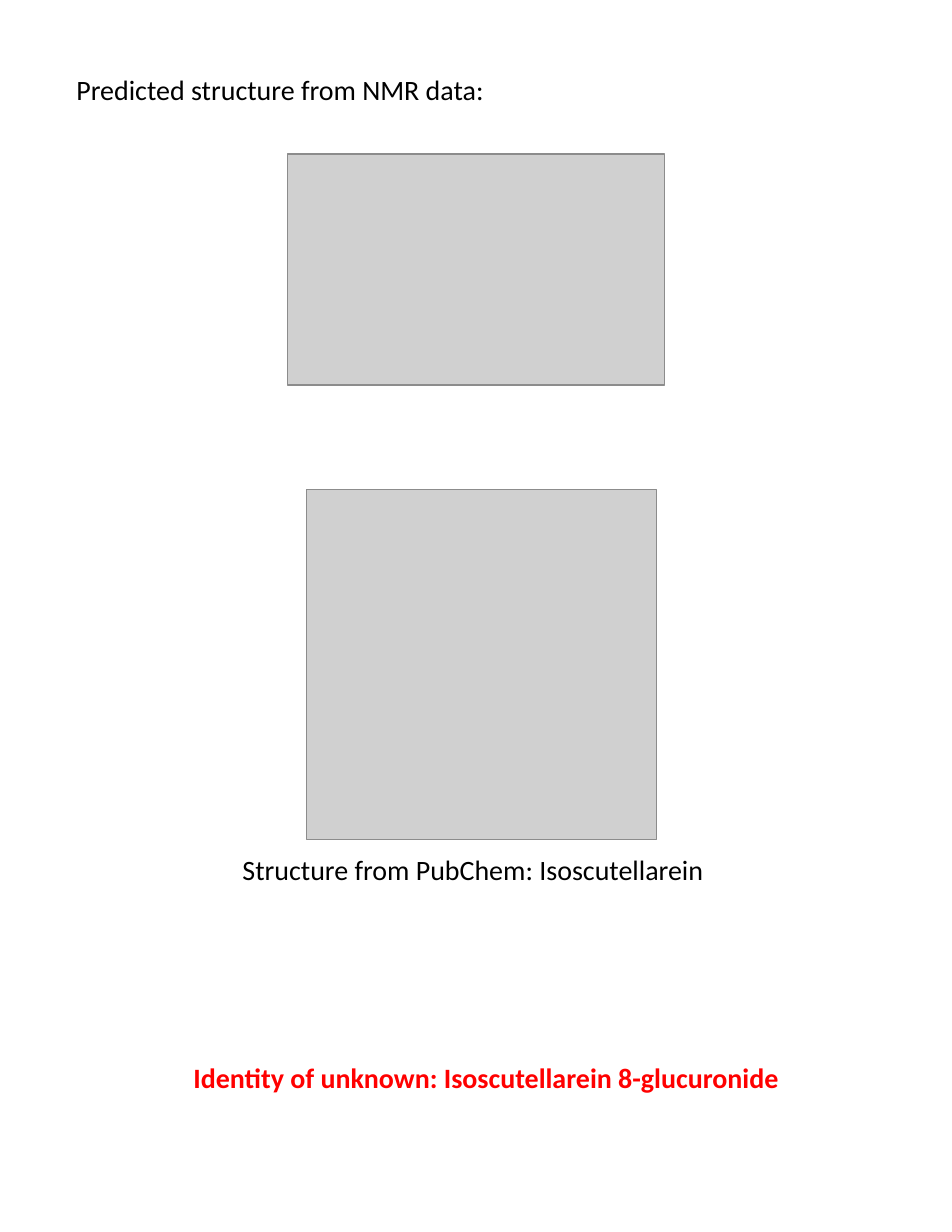
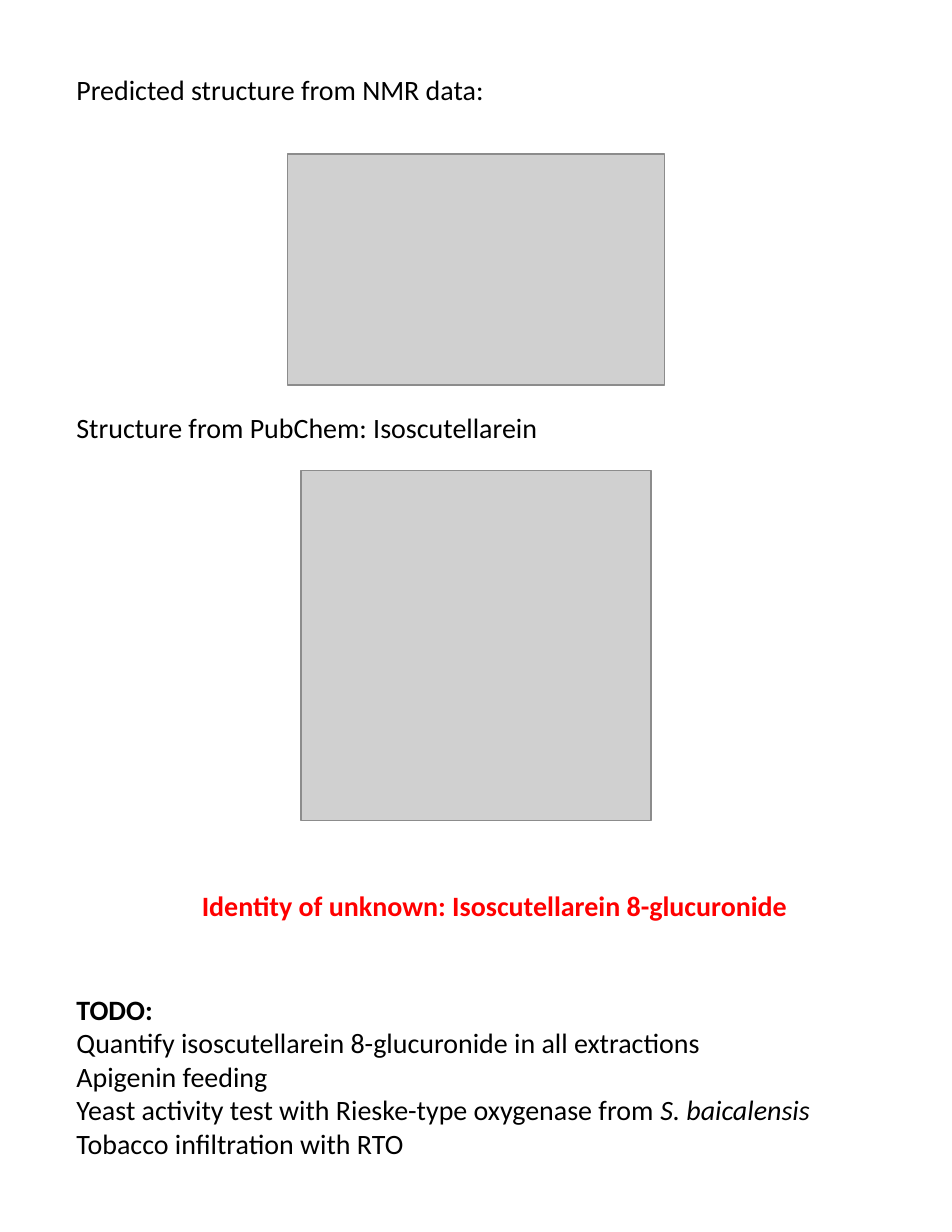
Before and after one commit to bryceaskey/scutellariaMetabolites, a slide deck: slide 15 of figures/manuscript/isoscutellarin/figure_legend.pptx. Drawn at 952x1232 pixels with LibreOffice and Linux fonts; fonts in the diff are those of the drawing; grey boxes stand for pictures. Boxes give left, top, right and bottom in pixels: in the first picture for what was removed or moved away, otherwise in the second. Text is boxed around its words. In the diff, an @@ line names an element or a change of style, - is before the commit and + after.

```diff
--- a/figures/manuscript/isoscutellarin/figure_legend.pptx
+++ b/figures/manuscript/isoscutellarin/figure_legend.pptx
@@ text "Structure from PubChem: Isoscutellarein" moved from (x1=242, y1=860, x2=703, y2=881) to (x1=76, y1=418, x2=537, y2=439) @@
@@ picture moved from (x1=307, y1=489, x2=656, y2=839) to (x1=301, y1=470, x2=651, y2=820) @@
@@ text "Identity of unknown: Isoscutellarein 8-glucuronide" moved from (x1=193, y1=1068, x2=778, y2=1093) to (x1=202, y1=896, x2=787, y2=921) @@
@@ text added at (x1=76, y1=1001, x2=809, y2=1155), 18 pt, text #000000 @@
+TODO:
+Quantify isoscutellarein 8-glucuronide in all extractions
+Apigenin feeding
+Yeast activity test with Rieske-type oxygenase from S. baicalensis
+Tobacco infiltration with RTO
```
Also in this commit, not shown: 2 other slides changed, 3 other files.
